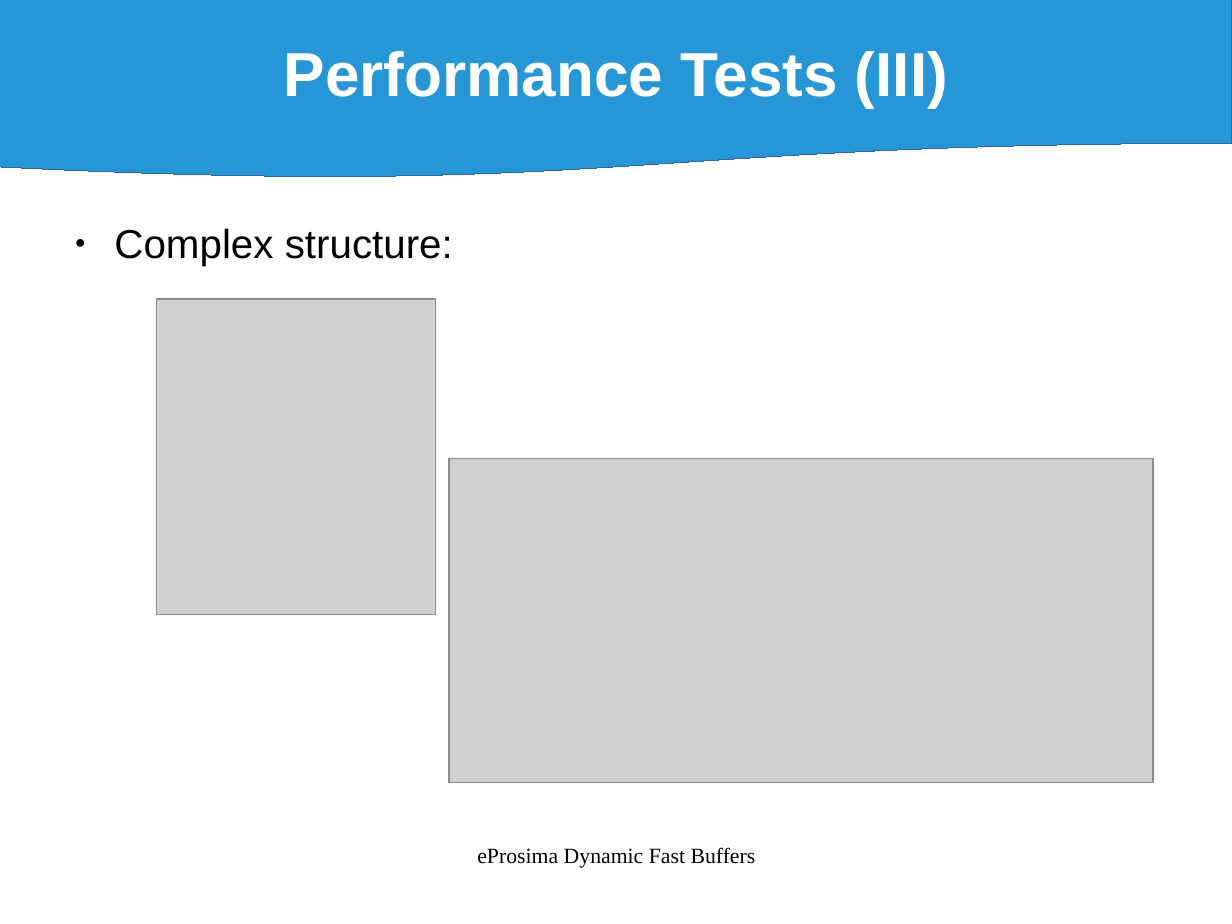
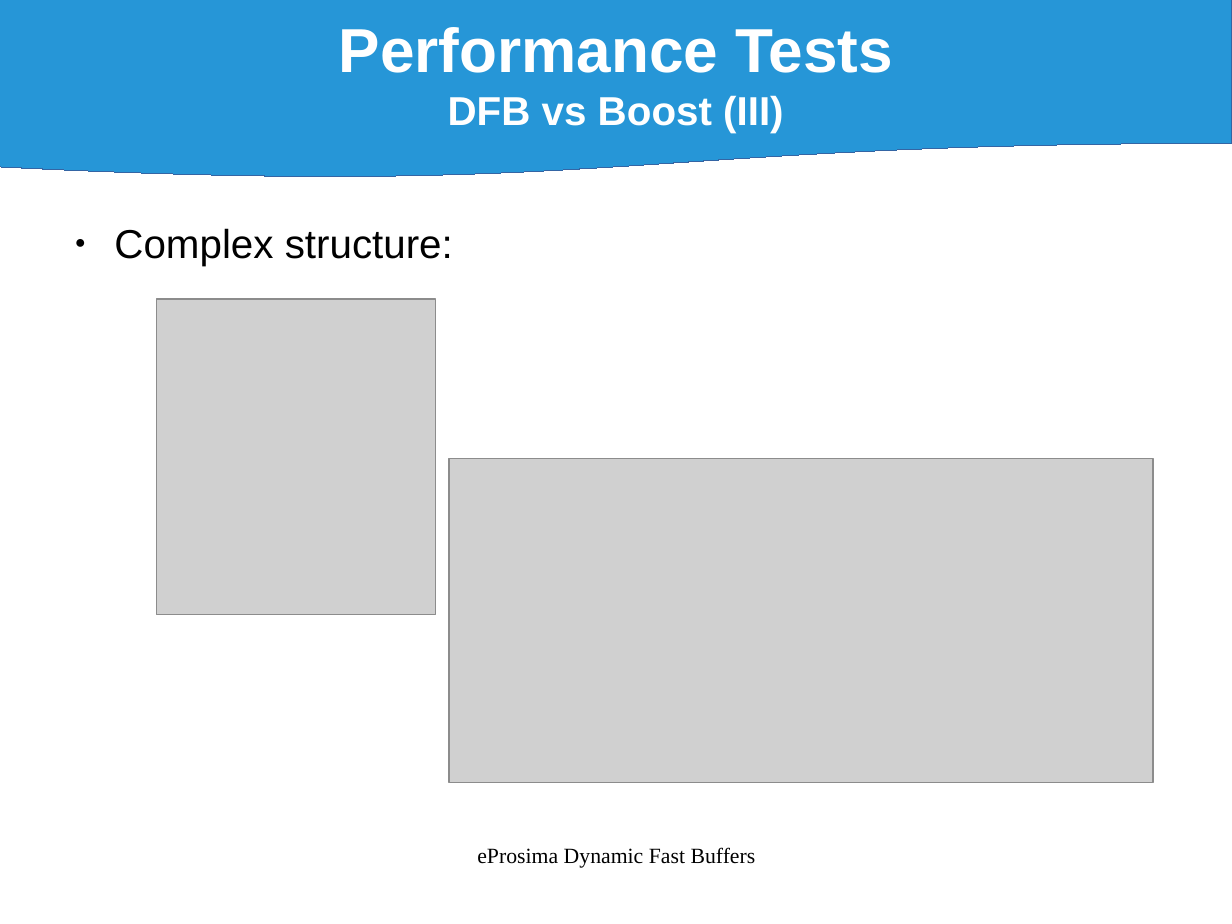
Before and after one commit to eProsima/Dynamic-Fast-Buffers, a slide deck: slide 33 of doc/DynamicFastBuffers_v0.1.odp (slide 17 before the commit). Drawn at 1232x924 pixels with LibreOffice and Linux fonts; fonts in the diff are those of the drawing; grey boxes stand for pictures. Boxes give left, top, right and bottom in pixels: in the first picture for what was removed or moved away, otherwise in the second. Text is boxed around its words. In the diff, an @@ line names an element or a change of style, - is before the commit and + after.

```diff
--- a/doc/DynamicFastBuffers_v0.1.odp
+++ b/doc/DynamicFastBuffers_v0.1.odp
@@ text in flow chart document at (x1=339, y1=27, x2=892, y2=133): text changed @@
-Performance Tests (III)
+Performance Tests
+DFB vs Boost (III)
```
Also in this commit, not shown: 3 other slides changed, 21 slides added, 8 other files.
